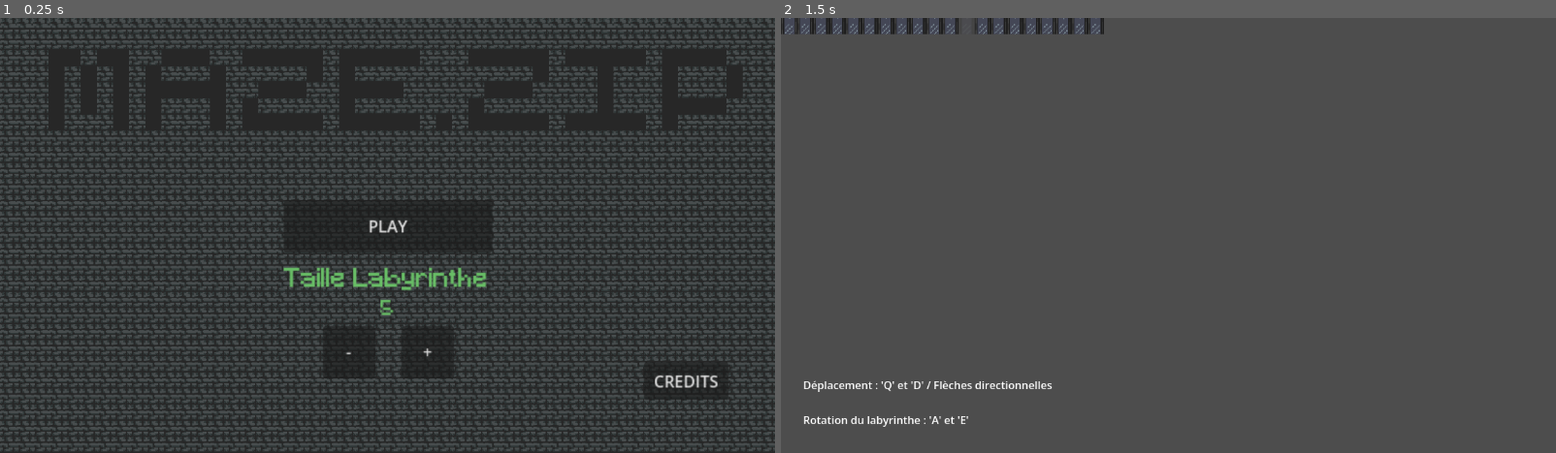
Above: before the commit, frames 1-2 (left to right).
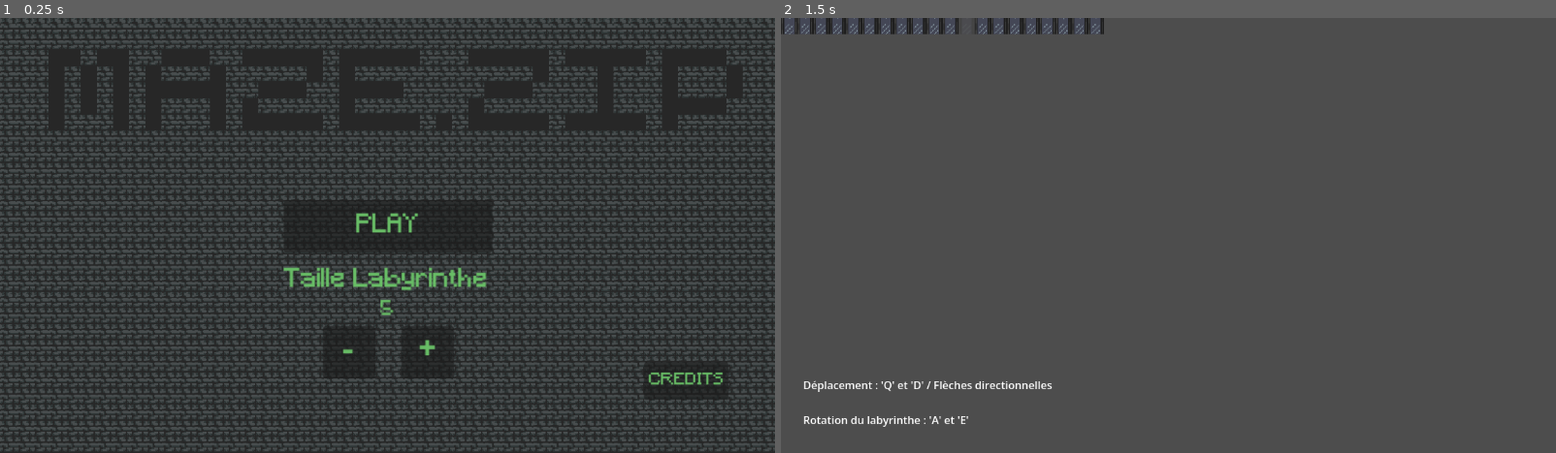
Above: after the commit, the same moments.

Repository: RomanHlt/gameJamInsash
Game: Godot game, scene res://Nodes/main.tscn
The game is run twice, just before and just after one commit, with the same random seed, the same clock (stepped at 60 frames per second) and the same inputs. The engine's default icon, where the game draws it, is replaced by a stand-in: a white triangle on a blue panel in a dark square.
Inputs:
- Up to frame 1 (0.25 s): no input
- Up to frame 2 (1.5 s): click "PLAY" at 0.5 s; tap Enter at 1.25 s; hold E (rotate_right) from 1.28 s (still down); hold Space (interact) from 1.28 s (still down)

The runs differ from the first frame. In frame 1, 0.5% of the frame differs, in the area x 44-94%, y 44-86%; in frame 2, nothing differs.

Commit message:
changement tout accueil

Diff:
--- a/Nodes/accueil.tscn
+++ b/Nodes/accueil.tscn
@@ -3,7 +3,9 @@
 [ext_resource type="Script" uid="uid://bxhodx5ym5er5" path="res://Scripts/accueil.gd" id="1_mr1wo"]
 [ext_resource type="Texture2D" uid="uid://1k5dfik28vey" path="res://TexturePack/DungeonAssets/dungeonSpritePack.png" id="2_mr1wo"]
 [ext_resource type="Texture2D" uid="uid://b8mux0pkvkhw1" path="res://TexturePack/DungeonAssets/dungeonSpritePack_Divided/walls1.png" id="3_e7el7"]
+[ext_resource type="Theme" uid="uid://r4w5i2sobxr5" path="res://TexturePack/theme_accueil.tres" id="4_fagxj"]
 [ext_resource type="FontFile" uid="uid://hicenifby5af" path="res://TexturePack/minecraft/Minecraft.ttf" id="4_r6b5y"]
+[ext_resource type="LabelSettings" uid="uid://2hknt0r0wsdj" path="res://TexturePack/new_label_settings.tres" id="5_jxey5"]
 
 [sub_resource type="TileSetAtlasSource" id="TileSetAtlasSource_cf2on"]
 texture = ExtResource("2_mr1wo")
@@ -77,11 +79,6 @@
 sources/1 = SubResource("TileSetAtlasSource_w3kyk")
 sources/0 = SubResource("TileSetAtlasSource_cf2on")
 
-[sub_resource type="LabelSettings" id="LabelSettings_jxey5"]
-font = ExtResource("4_r6b5y")
-font_size = 25
-font_color = Color(0.40784314, 0.7411765, 0.4, 1)
-
 [sub_resource type="LabelSettings" id="LabelSettings_fagxj"]
 font = ExtResource("4_r6b5y")
 font_size = 20
@@ -112,6 +109,9 @@
 offset_top = 181.0
 offset_right = 488.0
 offset_bottom = 233.0
+theme = ExtResource("4_fagxj")
+theme_override_colors/font_color = Color(0.40784314, 0.7411765, 0.4, 1)
+theme_override_font_sizes/font_size = 24
 text = "PLAY"
 
 [node name="Taille" type="Label" parent="." unique_id=178851850]
@@ -121,7 +121,7 @@
 offset_right = 489.0
 offset_bottom = 274.0
 text = "Taille Labyrinthe"
-label_settings = SubResource("LabelSettings_jxey5")
+label_settings = ExtResource("5_jxey5")
 
 [node name="nombre" type="Label" parent="." unique_id=383143777]
 layout_mode = 0
@@ -139,6 +139,9 @@
 offset_top = 306.0
 offset_right = 450.0
 offset_bottom = 358.0
+theme = ExtResource("4_fagxj")
+theme_override_colors/font_color = Color(0.40784314, 0.7411765, 0.4, 1)
+theme_override_font_sizes/font_size = 30
 text = "+"
 
 [node name="moins" type="Button" parent="." unique_id=1288255118]
@@ -147,6 +150,9 @@
 offset_top = 306.0
 offset_right = 372.0
 offset_bottom = 358.0
+theme = ExtResource("4_fagxj")
+theme_override_colors/font_color = Color(0.40784314, 0.7411765, 0.4, 1)
+theme_override_font_sizes/font_size = 30
 text = "-
 "
 
@@ -156,6 +162,8 @@
 offset_top = 342.0
 offset_right = 722.0
 offset_bottom = 379.0
+theme = ExtResource("4_fagxj")
+theme_override_colors/font_color = Color(0.40784314, 0.7411765, 0.4, 1)
 text = "CREDITS"
 
 [connection signal="pressed" from="Play" to="." method="_on_play_pressed"]
--- /dev/null
+++ b/TexturePack/new_label_settings.tres
@@ -0,0 +1,8 @@
+[gd_resource type="LabelSettings" format=3 uid="uid://2hknt0r0wsdj"]
+
+[ext_resource type="FontFile" uid="uid://hicenifby5af" path="res://TexturePack/minecraft/Minecraft.ttf" id="1_1l204"]
+
+[resource]
+font = ExtResource("1_1l204")
+font_size = 25
+font_color = Color(0.40784314, 0.7411765, 0.4, 1)
--- /dev/null
+++ b/TexturePack/theme_accueil.tres
@@ -0,0 +1,11 @@
+[gd_resource type="Theme" format=3 uid="uid://r4w5i2sobxr5"]
+
+[ext_resource type="FontFile" uid="uid://hicenifby5af" path="res://TexturePack/minecraft/Minecraft.ttf" id="1_dspna"]
+
+[resource]
+default_font = ExtResource("1_dspna")
+default_font_size = 0
+Label/colors/font_color = Color(0.40784314, 0.7411765, 0.4, 1)
+Label/colors/font_outline_color = Color(0.3529412, 0.54901963, 0.36078432, 1)
+Label/font_sizes/font_size = 24
+Label/fonts/accueil = ExtResource("1_dspna")
